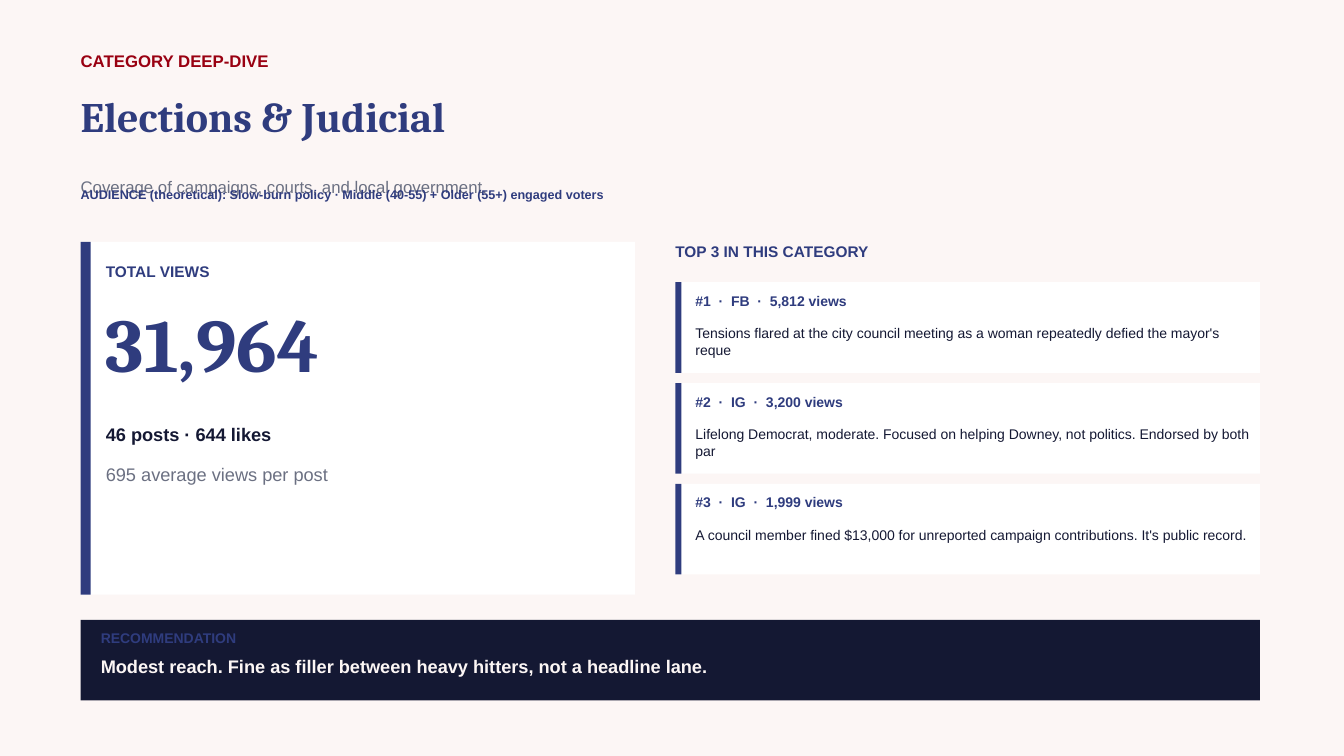
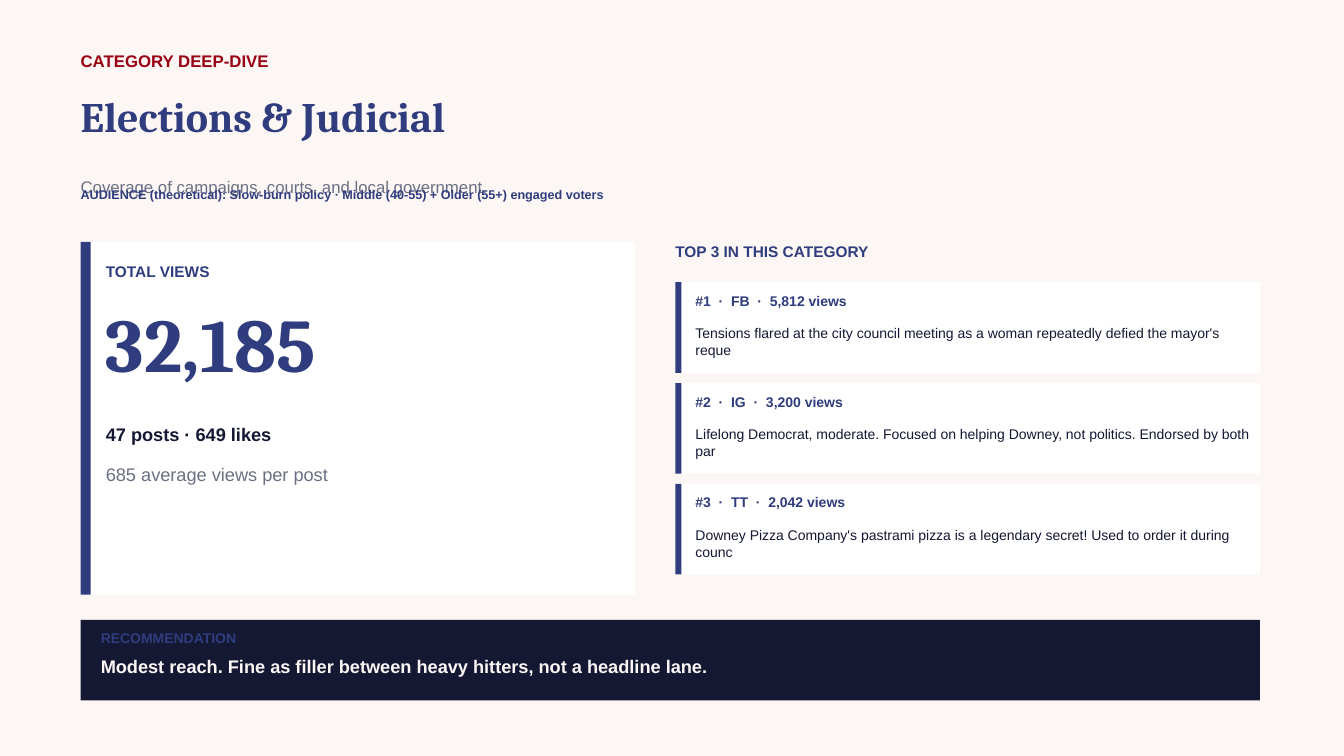
Before and after one commit to zvmmer/talking-downey-kpis, a slide deck: slide 14 of SPONSOR_CONTENT_REPORT.pptx. Drawn at 1344x756 pixels with LibreOffice and Linux fonts; fonts in the diff are those of the drawing. Boxes give left, top, right and bottom in pixels: in the first picture for what was removed or moved away, otherwise in the second. Text is boxed around its words. In the diff, an @@ line names an element or a change of style, - is before the commit and + after.

```diff
--- a/SPONSOR_CONTENT_REPORT.pptx
+++ b/SPONSOR_CONTENT_REPORT.pptx
@@ text at (106,320,316,383): text changed @@
-31,964
+32,185
@@ text at (106,427,271,445): text changed @@
-46 posts · 644 likes
+47 posts · 649 likes
@@ text at (106,468,328,485): text changed @@
-695 average views per post
+685 average views per post
@@ text at (695,497,845,509): text changed @@
-#3 · IG · 1,999 views
+#3 · TT · 2,042 views
@@ text at (695,530,1230,557): text changed @@
-A council member fined $13,000 for unreported campaign contributions. It's public record.
+Downey Pizza Company's pastrami pizza is a legendary secret! Used to order it during counc
```
Also in this commit, not shown: 9 other slides changed, 5 other files.
